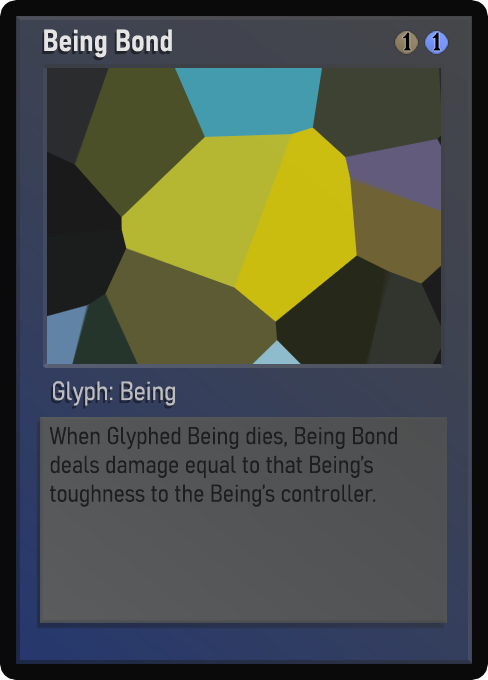
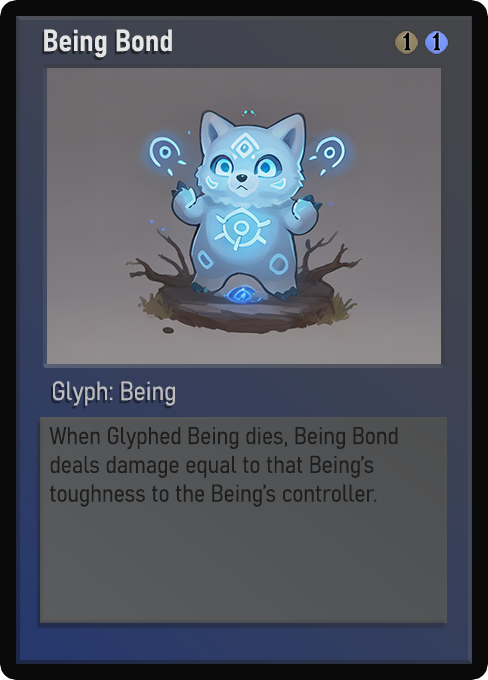
The second w=488, h=680 image is a revision of the first. Changes to its layers:
painted on "Name" over [44,29,168,57]
painted on "Class" over [53,381,175,406]
painted on "Desc_norm" over [50,427,398,507]
painted on "Artwork" over [47,68,441,364]
